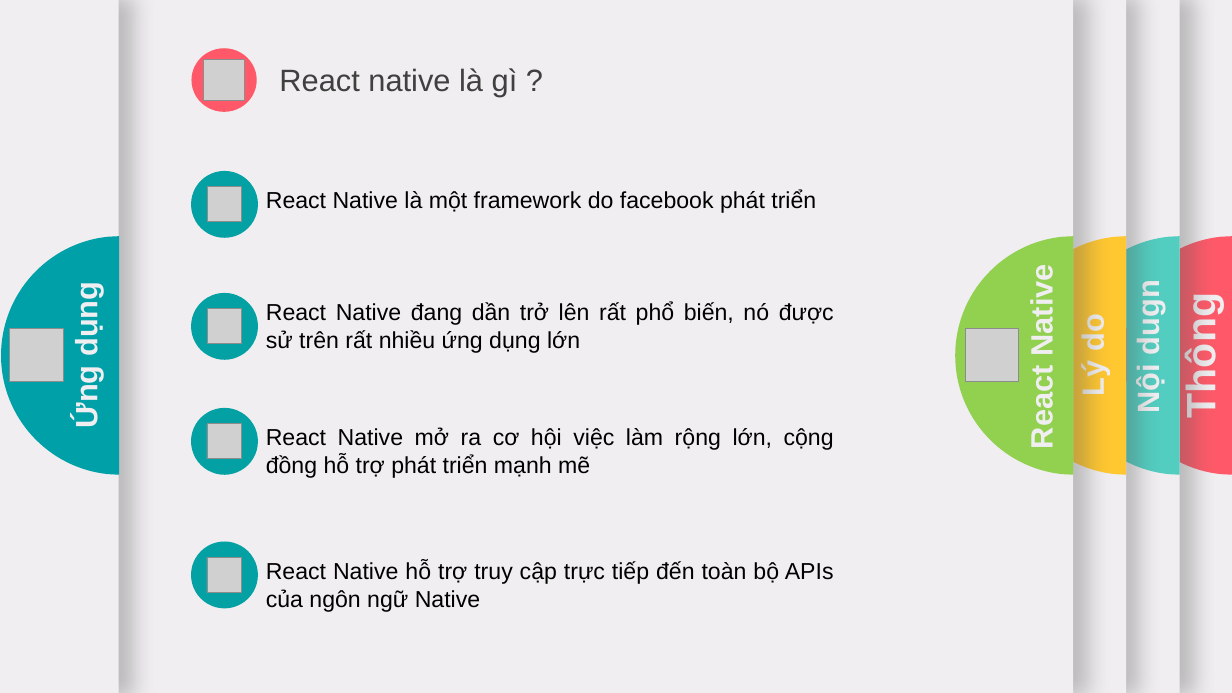
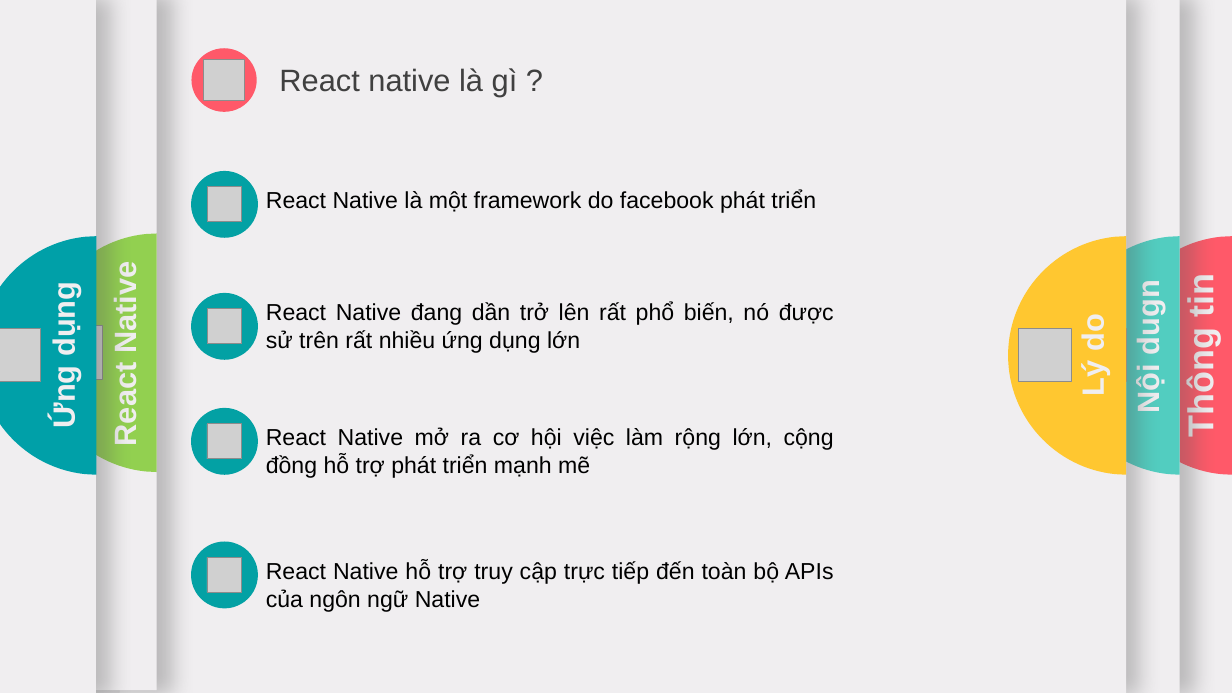
Before and after one commit to daihieptn97/share, a slide deck: slide 5 of Báo cáo TKB.pptx. Drawn at 1232x693 pixels with LibreOffice and Linux fonts; fonts in the diff are those of the drawing; grey boxes stand for pictures. Boxes give left, top, right and bottom in pixels: in the first picture for what was removed or moved away, otherwise in the second. Text is boxed around its words. In the diff, an @@ line names an element or a change of style, - is before the commit and + after.

```diff
--- a/Báo cáo TKB.pptx
+++ b/Báo cáo TKB.pptx
@@ 1 picture, 1 text, 1 rectangle: place and size @@
-1 picture, 1 text, 1 rectangle at (0, 0, 118, 693)
+1 picture, 1 text, 1 rectangle at (0, 0, 96, 693)
@@ freeform shape: place and size @@
-freeform shape at (1, 237, 119, 475)
+freeform shape at (0, 237, 97, 475)
@@ 1 text, 1 rectangle, 1 freeform shape: place and size @@
-1 text, 1 rectangle, 1 freeform shape at (0, 0, 1074, 693)
+1 text, 1 rectangle, 1 freeform shape at (0, 0, 157, 690)
@@ text "Thông tin" at (1181, 278, 1221, 435): size 32 to 28 pt @@
@@ picture: place and size @@
-picture at (966, 328, 1019, 382)
+picture at (48, 325, 102, 379)
```
Also in this commit, not shown: 5 other slides changed, 1 slide added, 1 slide removed, 1 other file.
